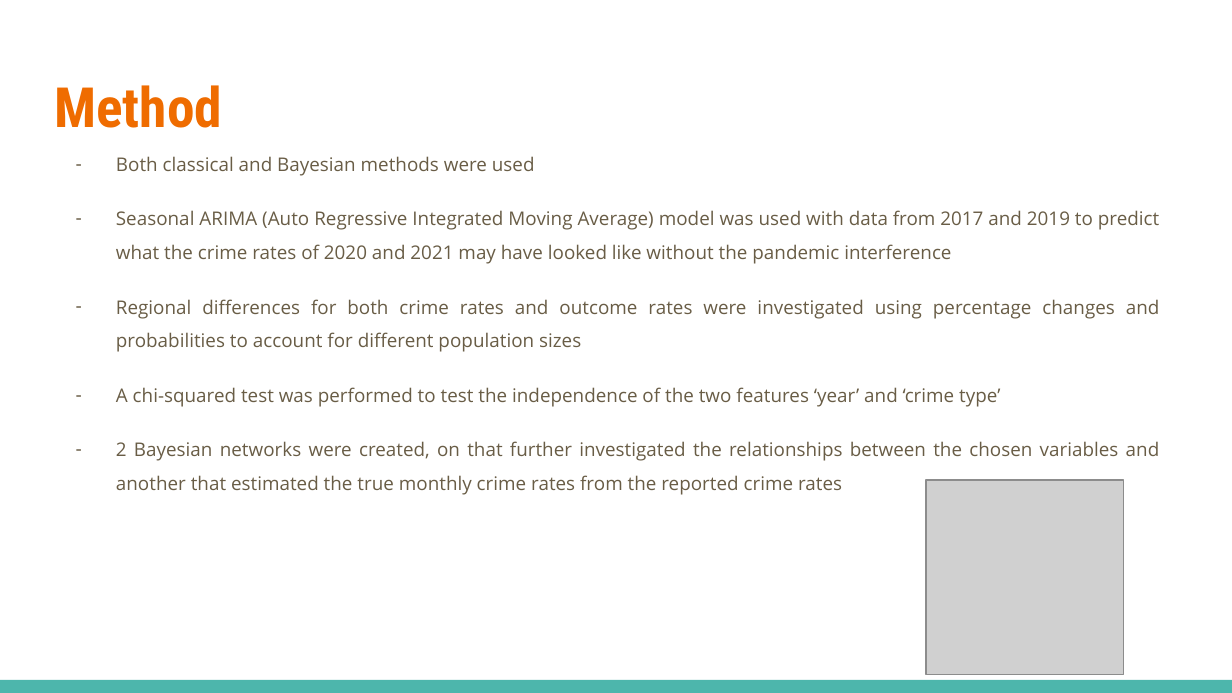
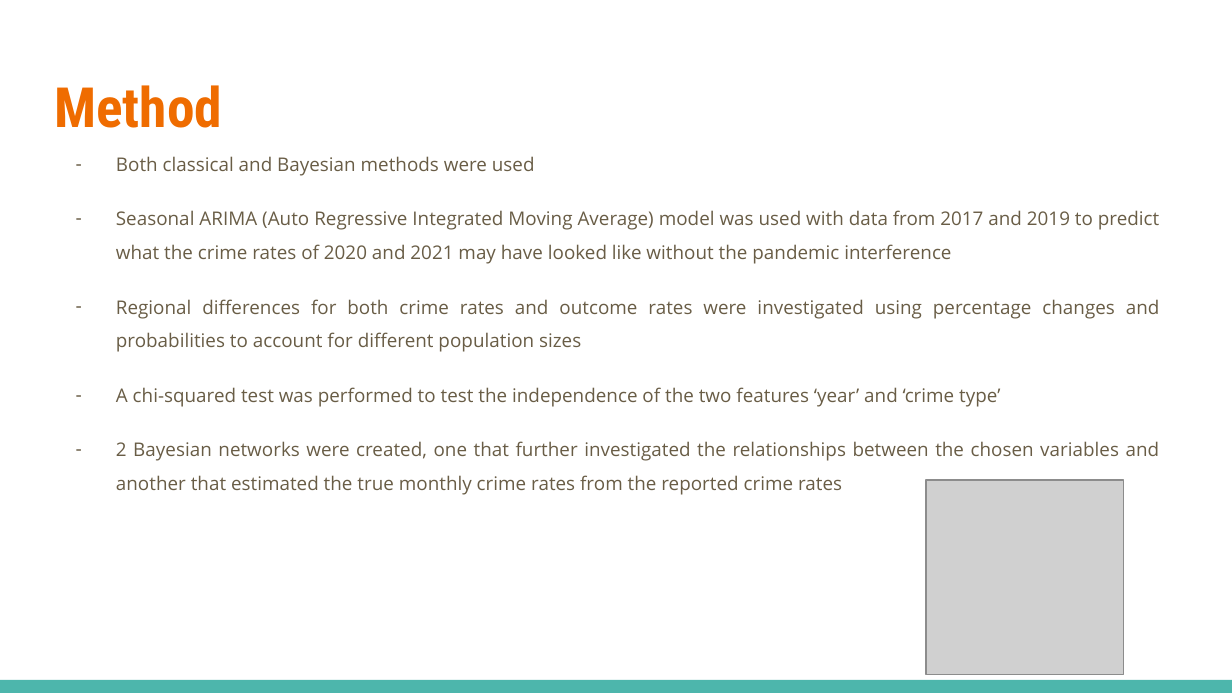
Before and after one commit to elliot-linsey/QMUL, a slide deck: slide 6 of EOY Project/Presentation.pptx. Drawn at 1232x693 pixels with LibreOffice and Linux fonts; fonts in the diff are those of the drawing; grey boxes stand for pictures. Boxes give left, top, right and bottom in pixels: in the first picture for what was removed or moved away, otherwise in the second. Text is boxed around its words. In the diff, an @@ line names an element or a change of style, - is before the commit and + after.

```diff
--- a/EOY Project/Presentation.pptx
+++ b/EOY Project/Presentation.pptx
@@ text at [116, 441, 1160, 495]: text changed @@
-– 2 Bayesian networks were created, on that further investigated the relationships between the chosen variables and another that estimated the true monthly crime rates from the reported crime rates
+– 2 Bayesian networks were created, one that further investigated the relationships between the chosen variables and another that estimated the true monthly crime rates from the reported crime rates
```
Also in this commit, not shown: 5 slides added, 1 slide removed, 1 other file.
